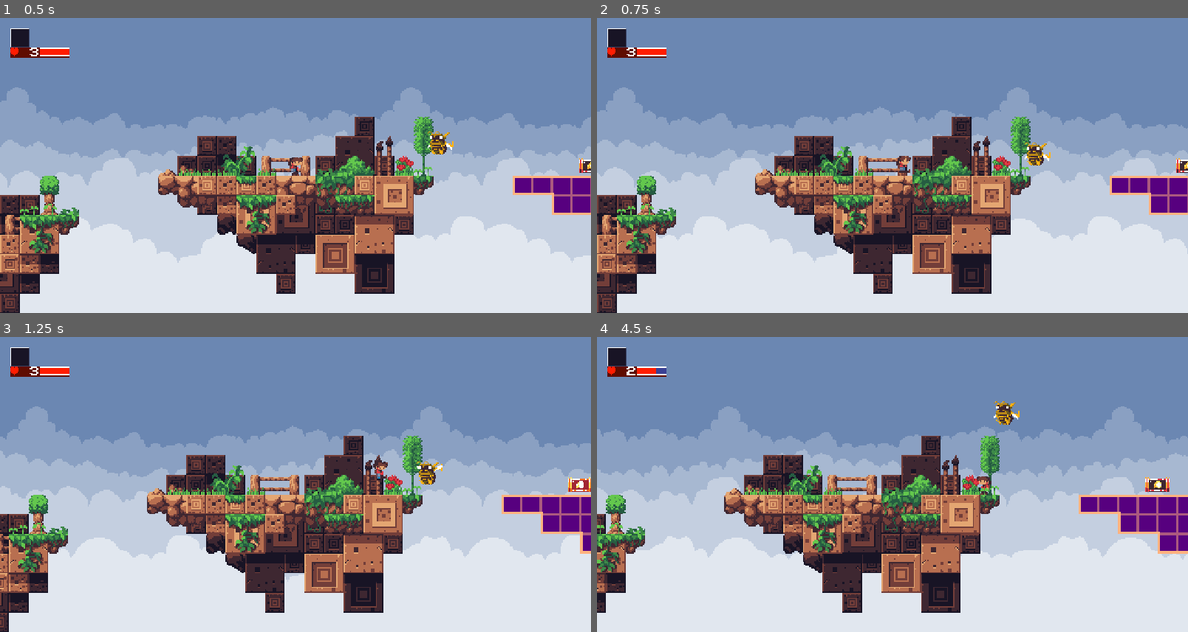
Above: before the commit, frames 1-4 (two rows, left to right).
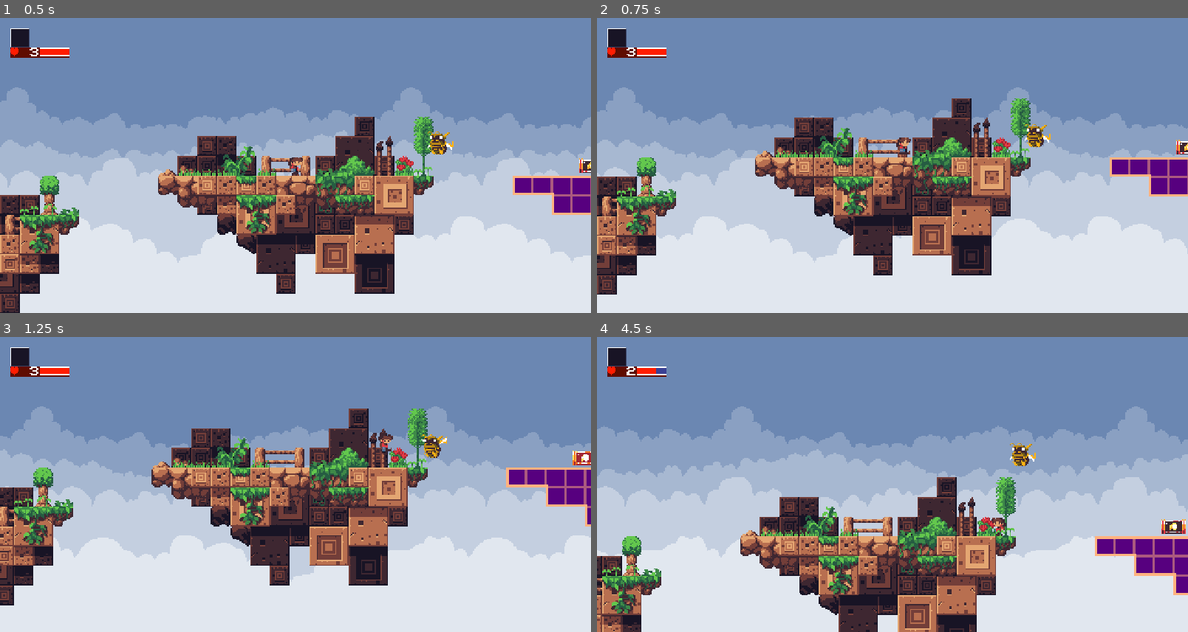
Above: after the commit, the same moments.

Repository: yashparab17/skyventure-revamped
Game: Godot game, scene res://scenes/areas/area_1.tscn
The game is run twice, just before and just after one commit, with the same random seed, the same clock (stepped at 60 frames per second) and the same inputs. Sound files missing from this copy of the repository are replaced by a short silence.
Inputs:
- Up to frame 1 (0.5 s): no input
- Up to frame 2 (0.75 s): hold D (move_right) from 0.53 s (still down); hold S (aim_down) from 0.53 s (still down)
- Up to frame 3 (1.25 s): keep holding D (move_right); keep holding S (aim_down); tap Space (jump) at 0.77 s; tap W (aim_up) at 0.8 s
- Up to frame 4 (4.5 s): release S (aim_down) at 1.28 s; tap W (aim_up) at 1.35, 2.3, 2.85 s; tap Space (jump) at 1.52, 3.02, 3.77 s; tap S (aim_down) at 1.55, 3.05 s; release D (move_right) at 2.03 s; hold A (move_left) 2.03-2.78 s; hold S (aim_down) 2.03-2.78 s; hold D (move_right) 2.78-4.28 s; hold W (aim_up) 3.53-4.28 s; tap Q (next_weapon) at 3.6 s; hold A (move_left) from 4.28 s (still down); tap E (previous_weapon) at 4.35 s

Frame 1 is identical in both runs. In frame 2, 22% of the frame differs, in the area x 0-100%, y 27-100%; in frame 3, 27%; in frame 4, 32%, in the area x 0-100%, y 21-100%.

Commit message:
Camera smoothing.

Diff:
--- a/scenes/areas/area_1.tscn
+++ b/scenes/areas/area_1.tscn
@@ -20,7 +20,7 @@
 [node name="PlayerCamera" type="Camera2D" parent="." node_paths=PackedStringArray("player", "area")]
 position = Vector2(240, 120)
 position_smoothing_enabled = true
-position_smoothing_speed = 4.0
+position_smoothing_speed = 2.0
 drag_horizontal_enabled = true
 drag_vertical_enabled = true
 script = ExtResource("2_o4418")
--- a/scenes/characters/player/player_camera.gd
+++ b/scenes/characters/player/player_camera.gd
@@ -6,3 +6,7 @@
 func _process(delta: float) -> void:
 	if player != null:
 		global_position = player.global_position
+		if Input.is_action_pressed("aim_up"):
+			global_position = global_position + Vector2(0, -64)
+		if Input.is_action_pressed("aim_down"):
+			global_position = global_position + Vector2(0, 64)
